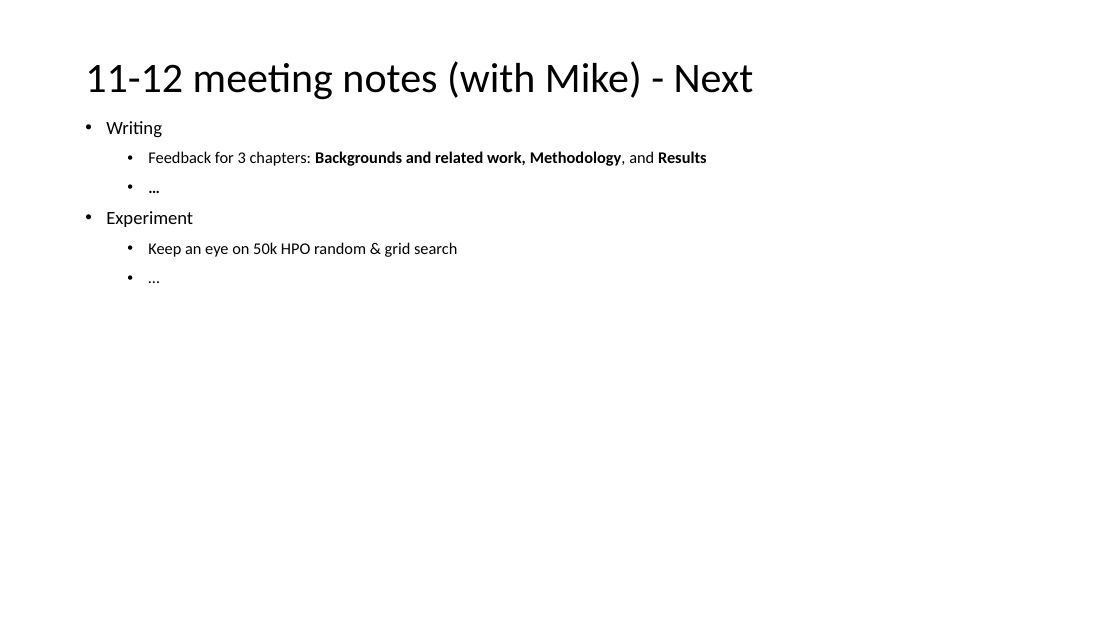
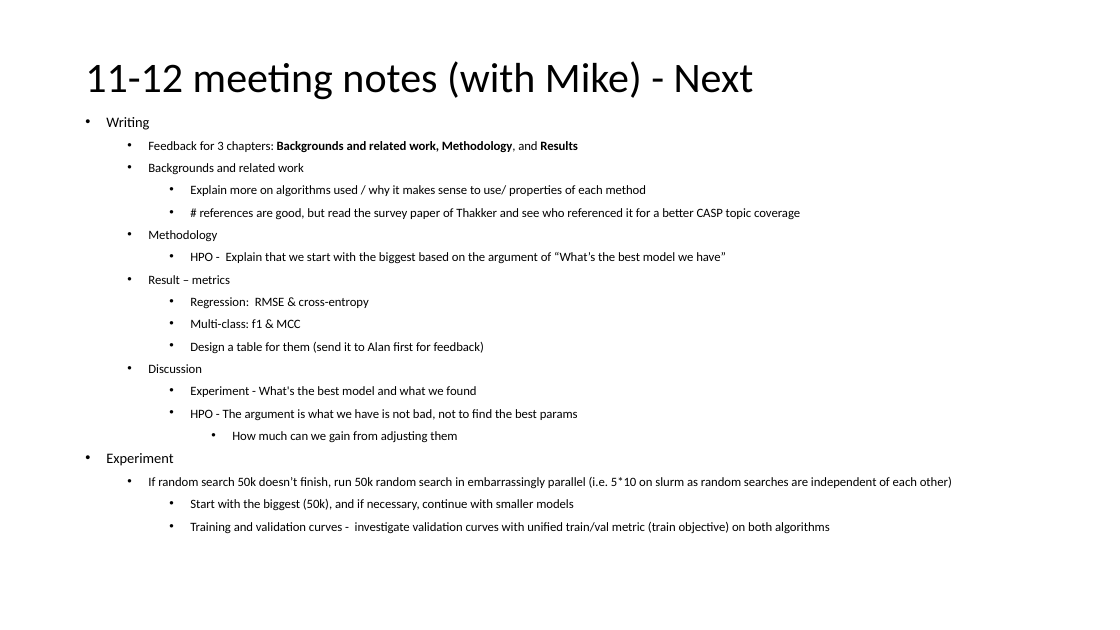
Before and after one commit to penguin9360/master_thesis, a slide deck: slide 15 of experiment/Thesis progress.pptx. Drawn at 1120x630 pixels with LibreOffice and Linux fonts; fonts in the diff are those of the drawing. Boxes give left, top, right and bottom in pixels: in the first picture for what was removed or moved away, otherwise in the second. Text is boxed around its words. In the diff, an @@ line names an element or a change of style, - is before the commit and + after.

```diff
--- a/experiment/Thesis progress.pptx
+++ b/experiment/Thesis progress.pptx
@@ text at <box>106,117,578,466</box>: size 16 to 12.4 pt in "Writing", "Experiment"; size 14 to 10.8 pt in "Feedback for 3 chapters: Backgrounds and related ..."; line spacing 0.9 to 0.7 @@
@@ text at <box>148,163,800,442</box>: text changed; size 14 to 10.8 pt; bold off @@
-      • …
+      • Backgrounds and related work
+        • Explain more on algorithms used / why it makes sense to use/ properties of each method
+        • # references are good, but read the survey paper of Thakker and see who referenced it for a better CASP topic coverage
+      • Methodology
+        • HPO - Explain that we start with the biggest based on the argument of “What’s the best model we have”
+      • Result – metrics
+        • Regression: RMSE & cross-entropy
+        • Multi-class: f1 & MCC
+        • Design a table for them (send it to Alan first for feedback)
+      • Discussion
+        • Experiment - What's the best model and what we found
+        • HPO - The argument is what we have is not bad, not to find the best params
+          • How much can we gain from adjusting them
@@ text at <box>148,477,952,533</box>: text changed; size 14 to 10.8 pt @@
-      • Keep an eye on 50k HPO random & grid search
-      • …
+      • If random search 50k doesn’t finish, run 50k random search in embarrassingly parallel (i.e. 5*10 on slurm as random searches are independent of each other)
+        • Start with the biggest (50k), and if necessary, continue with smaller models
+        • Training and validation curves - investigate validation curves with unified train/val metric (train objective) on both algorithms
```
Also in this commit, not shown: 2 other slides changed, 2 other files.
